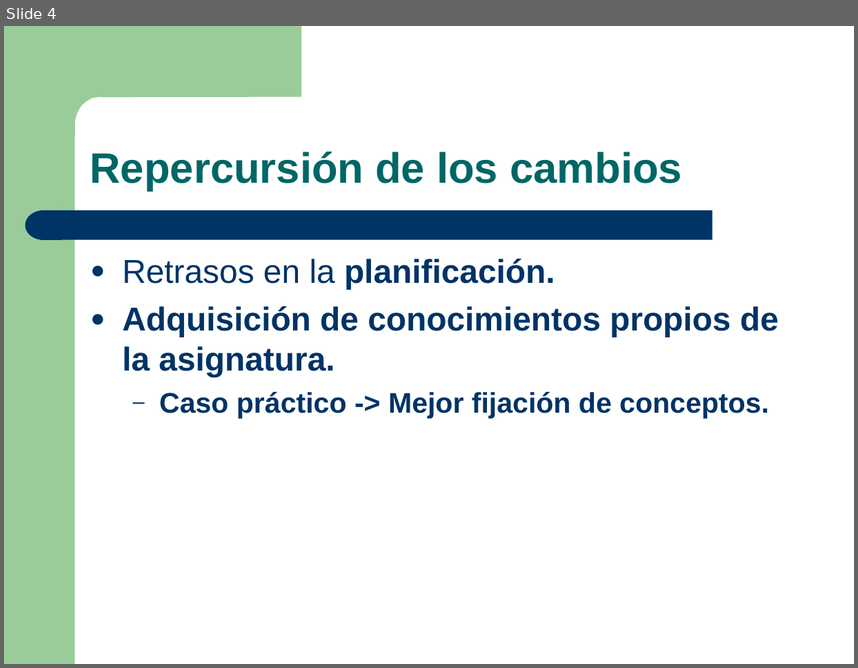
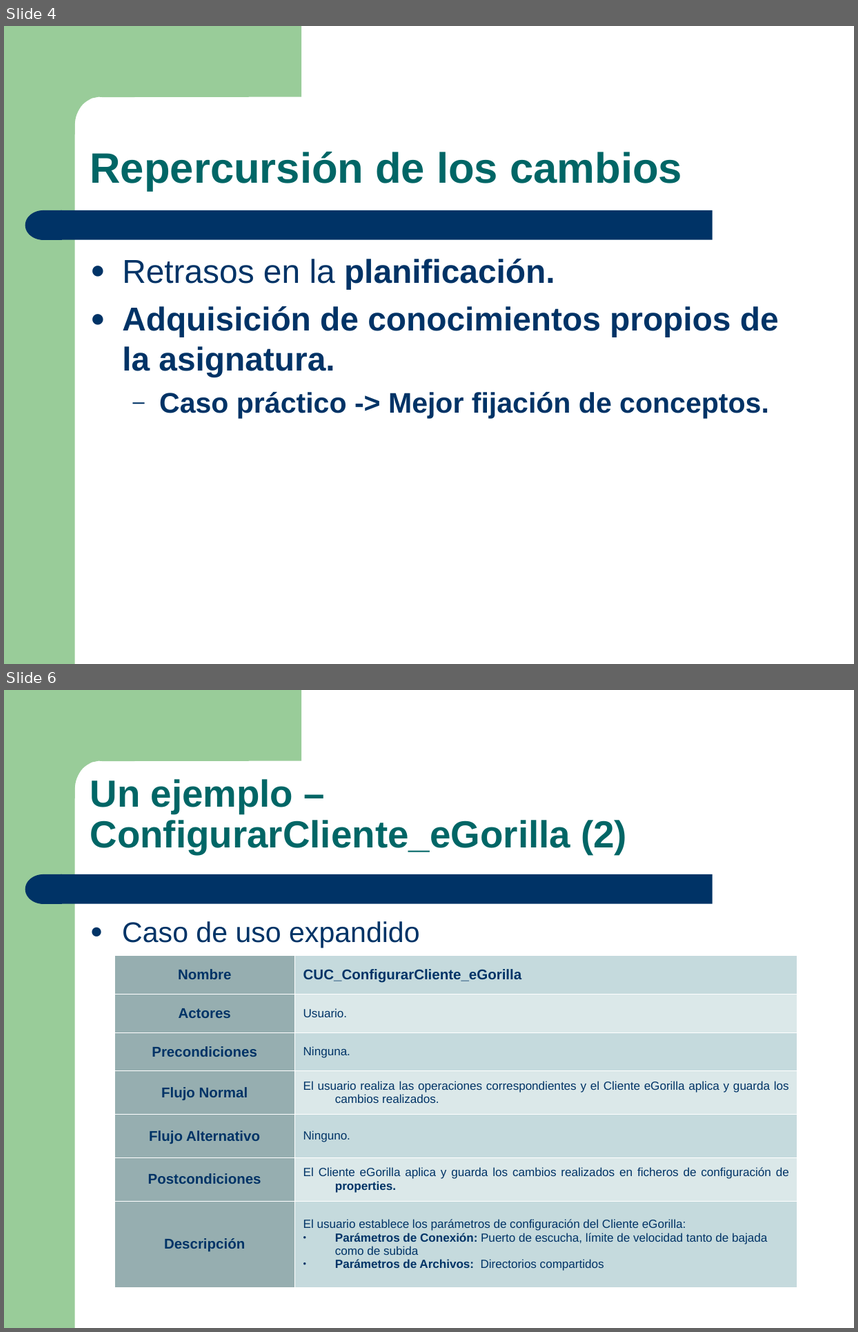
Before and after one commit to salcedonia/egorilla-software-engineering-2008-2009, a slide deck: doc/presentaciones/Presentacion_01-04-2009.ppt. Shown one above the other, each under a label of ours: slide 4 before the commit, slides 4 and 6 after it; the slides between them are not shown. The pictures are 858x668 and 858x1332 pixels, drawn with LibreOffice and Linux fonts; fonts in the diff are those of the drawing. Boxes give left, top, right and bottom in pixels: in the first picture for what was removed or moved away, otherwise in the second. Text is boxed around its words. In the diff, an @@ line names an element or a change of style, - is before the commit and + after.

```diff
--- a/doc/presentaciones/Presentacion_01-04-2009.ppt
+++ b/doc/presentaciones/Presentacion_01-04-2009.ppt
@@ slide 6 added at bbox=[4, 690, 854, 1328], background #FFFFFF; not listed: 4 template elements that a slide beside it also shows @@
@@ text added at bbox=[90, 779, 627, 854], 32 pt, text #006666, bold @@
+Un ejemplo – ConfigurarCliente_eGorilla (2)
@@ text added at bbox=[122, 921, 419, 947], 24 pt, text #003366 @@
+● Caso de uso expandido
@@ table added at bbox=[114, 955, 797, 1287], 7 rows, 2 columns @@
+Nombre | CUC_ConfigurarCliente_eGorilla
+Actores | Usuario.
+Precondiciones | Ninguna.
+Flujo Normal | El usuario realiza las operaciones correspondientes y el Cliente eGorilla aplica y guarda los cambios realizados.
+Flujo Alternativo | Ninguno.
+Postcondiciones | El Cliente eGorilla aplica y guarda los cambios realizados en ficheros de configuración de properties.
+Descripción | El usuario establece los parámetros de configuración del Cliente eGorilla: / Parámetros de Conexión: Puerto de escucha, límite de velocidad tanto de bajada como de subida / Parámetros de Archivos: Directorios compartidos
```
Also in this commit, not shown: 3 slides changed, 3 other slides added, 1 slide removed.
